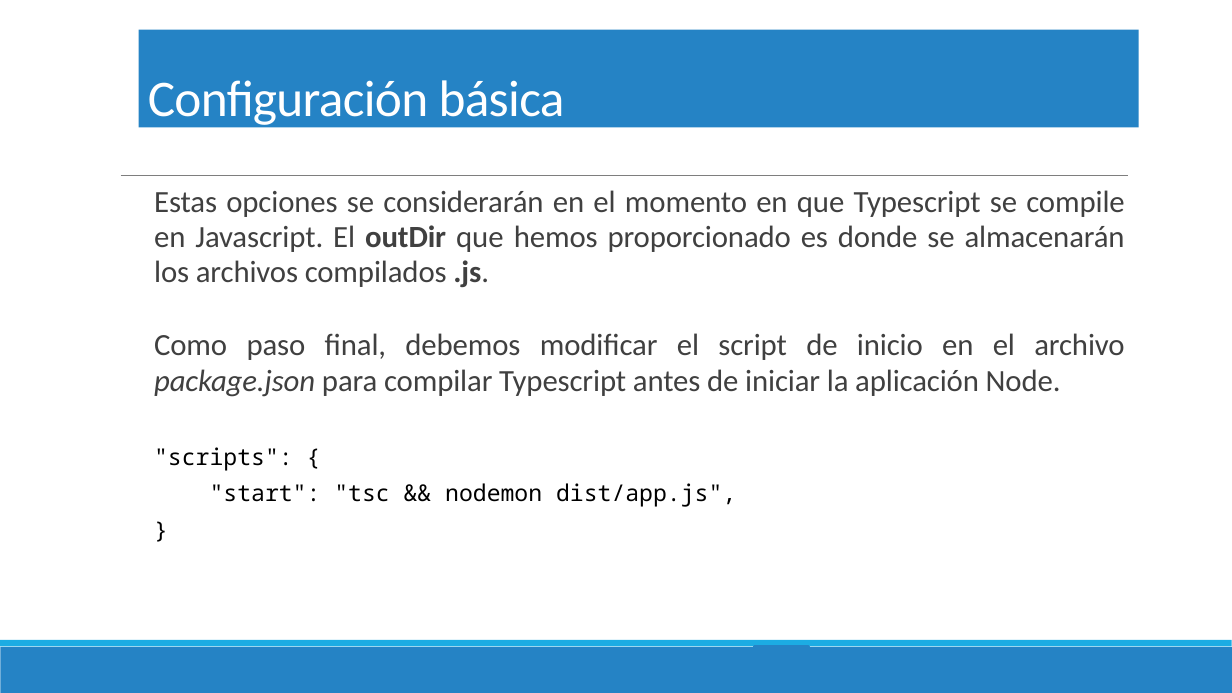
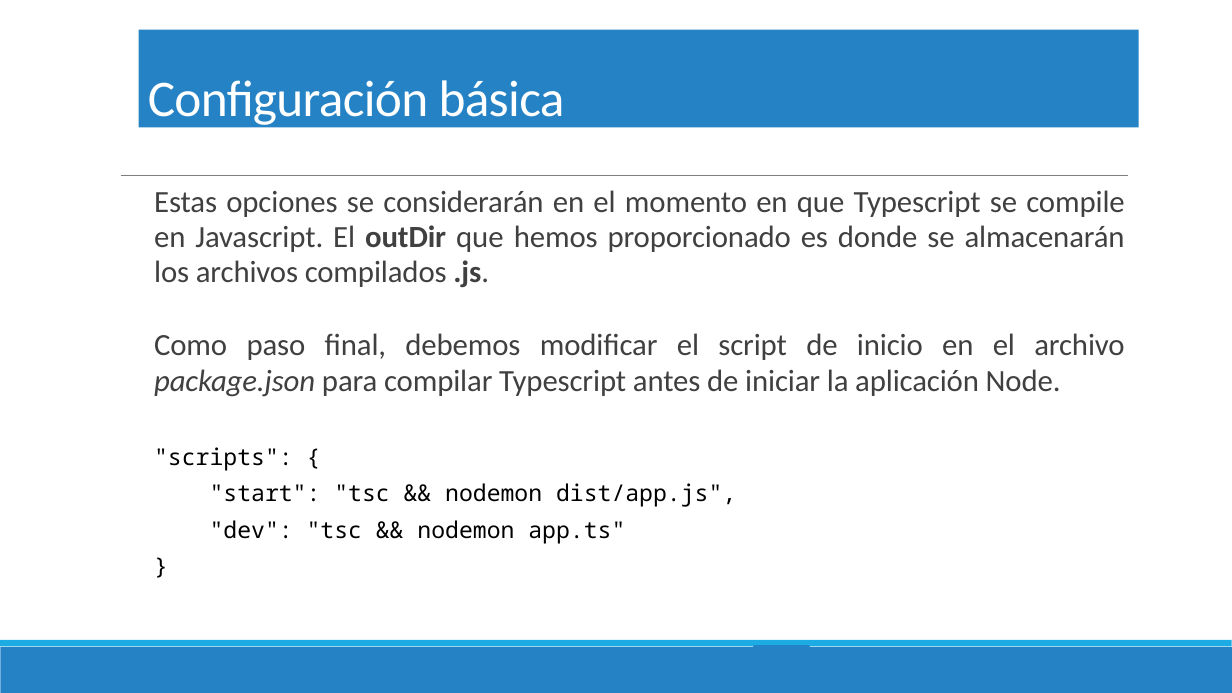
Before and after one commit to norbeydanilo/api_typescript_mysql, a slide deck: slide 16 of steps.pptx (slide 15 before the commit). Drawn at 1232x693 pixels with LibreOffice and Linux fonts; fonts in the diff are those of the drawing; background and template pictures are left out. Boxes give left, top, right and bottom in pixels: in the first picture for what was removed or moved away, otherwise in the second. Text is boxed around its words. In the diff, an @@ line names an element or a change of style, - is before the commit and + after.

```diff
--- a/steps.pptx
+++ b/steps.pptx
@@ text at (x1=210, y1=520, x2=625, y2=544): paragraph added @@
+"dev": "tsc && nodemon app.ts"
```
Also in this commit, not shown: 2 other slides changed, 1 slide added, 13 other files.
